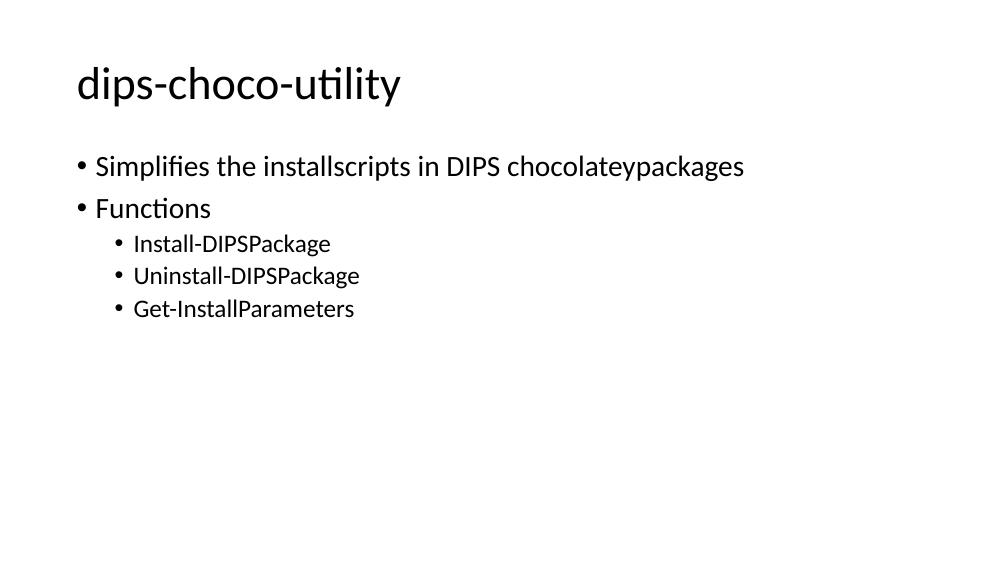
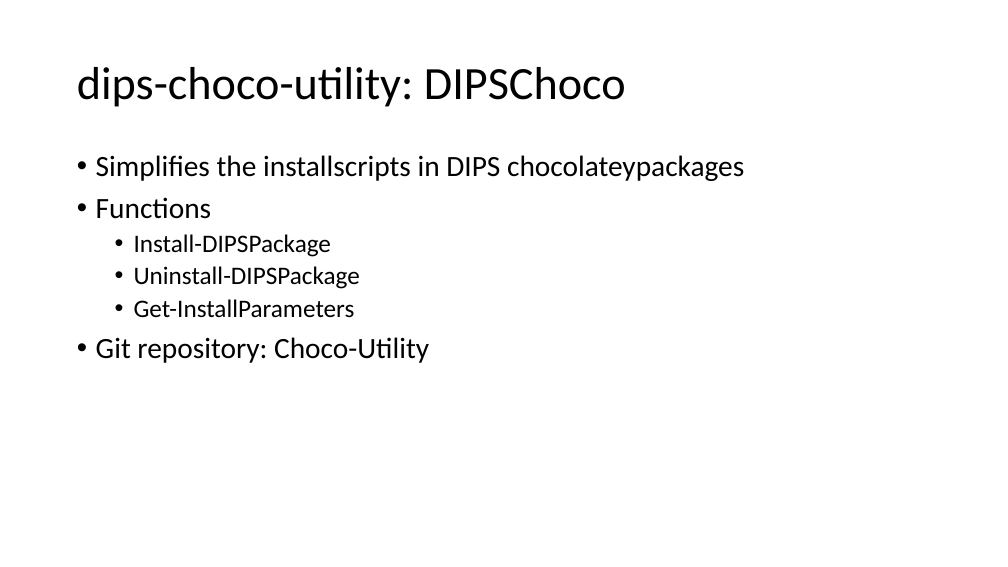
Before and after one commit to DIPSAS/InstallationTech, a slide deck: slide 40 of docs/InstallationCourse.pptx (slide 37 before the commit). Drawn at 1008x567 pixels with LibreOffice and Linux fonts; fonts in the diff are those of the drawing. Boxes give left, top, right and bottom in pixels: in the first picture for what was removed or moved away, otherwise in the second. Text is boxed around its words. In the diff, an @@ line names an element or a change of style, - is before the commit and + after.

```diff
--- a/docs/InstallationCourse.pptx
+++ b/docs/InstallationCourse.pptx
@@ title at bbox=[77, 67, 626, 107]: text changed @@
-dips-choco-utility
+dips-choco-utility: DIPSChoco
@@ text at bbox=[96, 337, 429, 363]: paragraph added @@
+• Git repository: Choco-Utility
```
Also in this commit, not shown: 12 other slides changed, 5 slides added.
